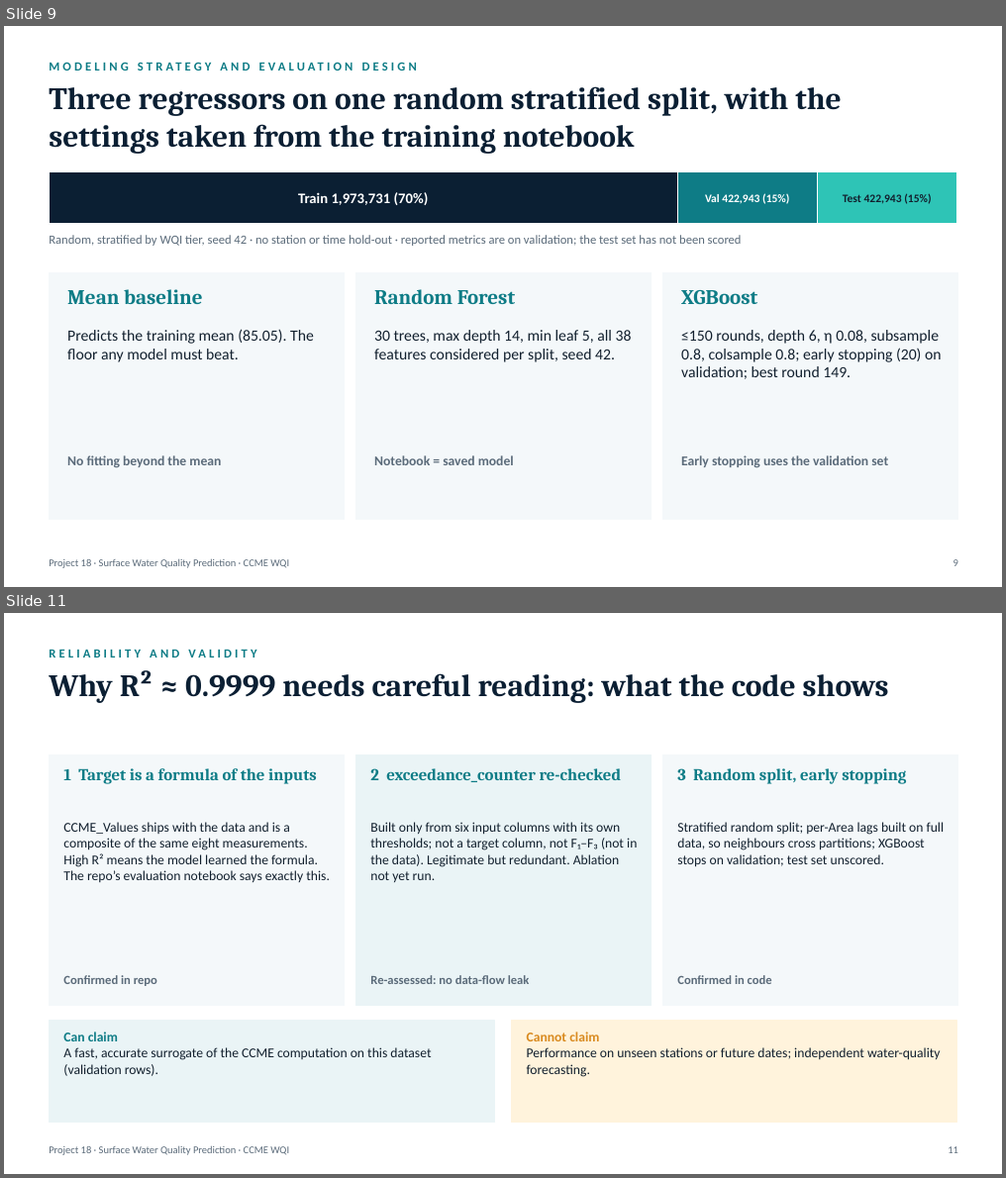
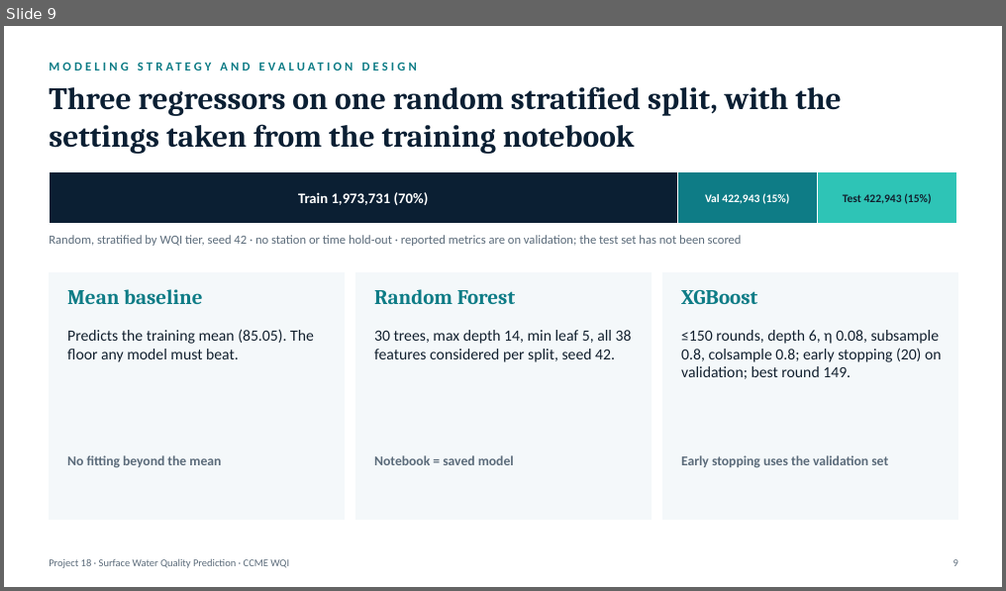
Before and after one commit to Amansoni045/Semester_5_AML_DL, a slide deck: final/Project_Presentation_Final.pptx. Shown one above the other, each under a label of ours: slides 9 and 11 before the commit, slide 9 after it; the slides between them are not shown. The pictures are 1006x1178 and 1006x591 pixels, drawn with LibreOffice and Linux fonts; fonts in the diff are those of the drawing. Boxes give left, top, right and bottom in pixels: in the first picture for what was removed or moved away, otherwise in the second. Text is boxed around its words. In the diff, an @@ line names an element or a change of style, - is before the commit and + after.

Commit message:
chore: remove presentation pdf and update pptx slides

```diff
--- a/final/Project_Presentation_Final.pptx
+++ b/final/Project_Presentation_Final.pptx
@@ slide 11 removed at (x1=4, y1=613, x2=1002, y2=1174), background #FFFFFF @@
@@ text removed at (x1=49, y1=649, x2=256, y2=658) @@
-RELIABILITY AND VALIDITY
@@ text removed at (x1=49, y1=670, x2=889, y2=703) @@
-Why R² ≈ 0.9999 needs careful reading: what the code shows
@@ rectangle removed at (x1=49, y1=756, x2=345, y2=1006) @@
@@ rectangle removed at (x1=355, y1=756, x2=651, y2=1006) @@
@@ rectangle removed at (x1=662, y1=756, x2=958, y2=1006) @@
@@ text removed at (x1=63, y1=768, x2=317, y2=784) @@
-1 Target is a formula of the inputs
@@ text removed at (x1=370, y1=768, x2=622, y2=782) @@
-2 exceedance_counter re-checked
@@ text removed at (x1=677, y1=768, x2=906, y2=784) @@
-3 Random split, early stopping
@@ text removed at (x1=63, y1=822, x2=330, y2=882) @@
-CCME_Values ships with the data and is a composite of the same eight measurements. High R² means the model learned the formula. The repo’s evaluation notebook says exactly this.
@@ text removed at (x1=370, y1=822, x2=637, y2=882) @@
-Built only from six input columns with its own thresholds; not a target column, not F₁–F₃ (not in the data). Legitimate but redundant. Ablation not yet run.
@@ text removed at (x1=677, y1=822, x2=944, y2=867) @@
-Stratified random split; per-Area lags built on full data, so neighbours cross partitions; XGBoost stops on validation; test set unscored.
@@ text removed at (x1=63, y1=975, x2=157, y2=986) @@
-Confirmed in repo
@@ text removed at (x1=370, y1=975, x2=530, y2=984) @@
-Re-assessed: no data-flow leak
@@ text removed at (x1=677, y1=975, x2=772, y2=984) @@
-Confirmed in code
@@ rectangle removed at (x1=49, y1=1021, x2=494, y2=1122) @@
@@ rectangle removed at (x1=512, y1=1021, x2=957, y2=1122) @@
@@ text removed at (x1=63, y1=1032, x2=431, y2=1076) @@
-Can claim
-A fast, accurate surrogate of the CCME computation on this dataset (validation rows).
@@ text removed at (x1=527, y1=1032, x2=941, y2=1077) @@
-Cannot claim
-Performance on unseen stations or future dates; independent water-quality forecasting.
@@ text removed at (x1=49, y1=1147, x2=289, y2=1156) @@
-Project 18 · Surface Water Quality Prediction · CCME WQI
@@ text removed at (x1=947, y1=1147, x2=958, y2=1154) @@
-11
```
Also in this commit, not shown: 6 slides changed, 1 other file.
